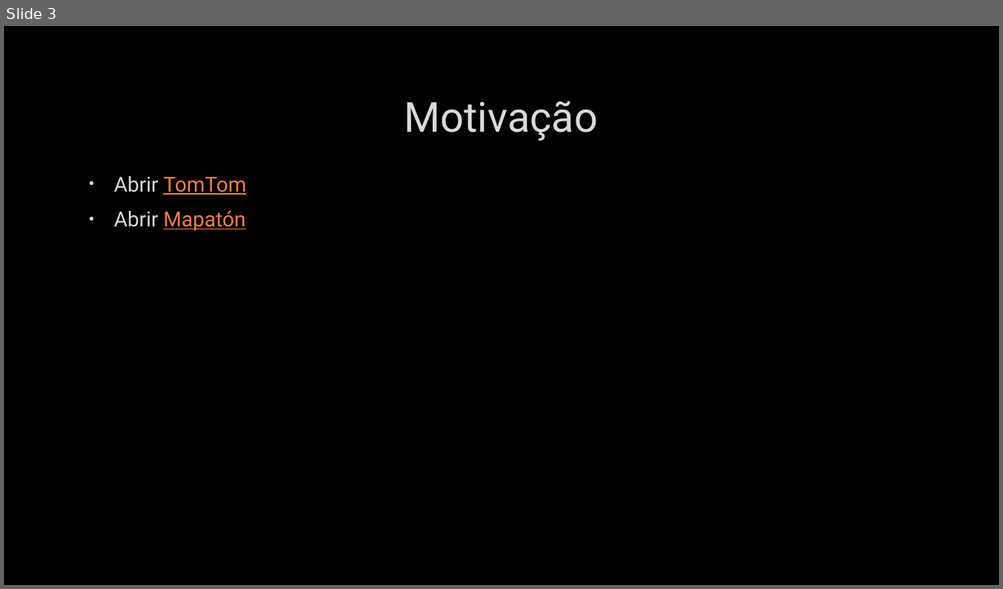
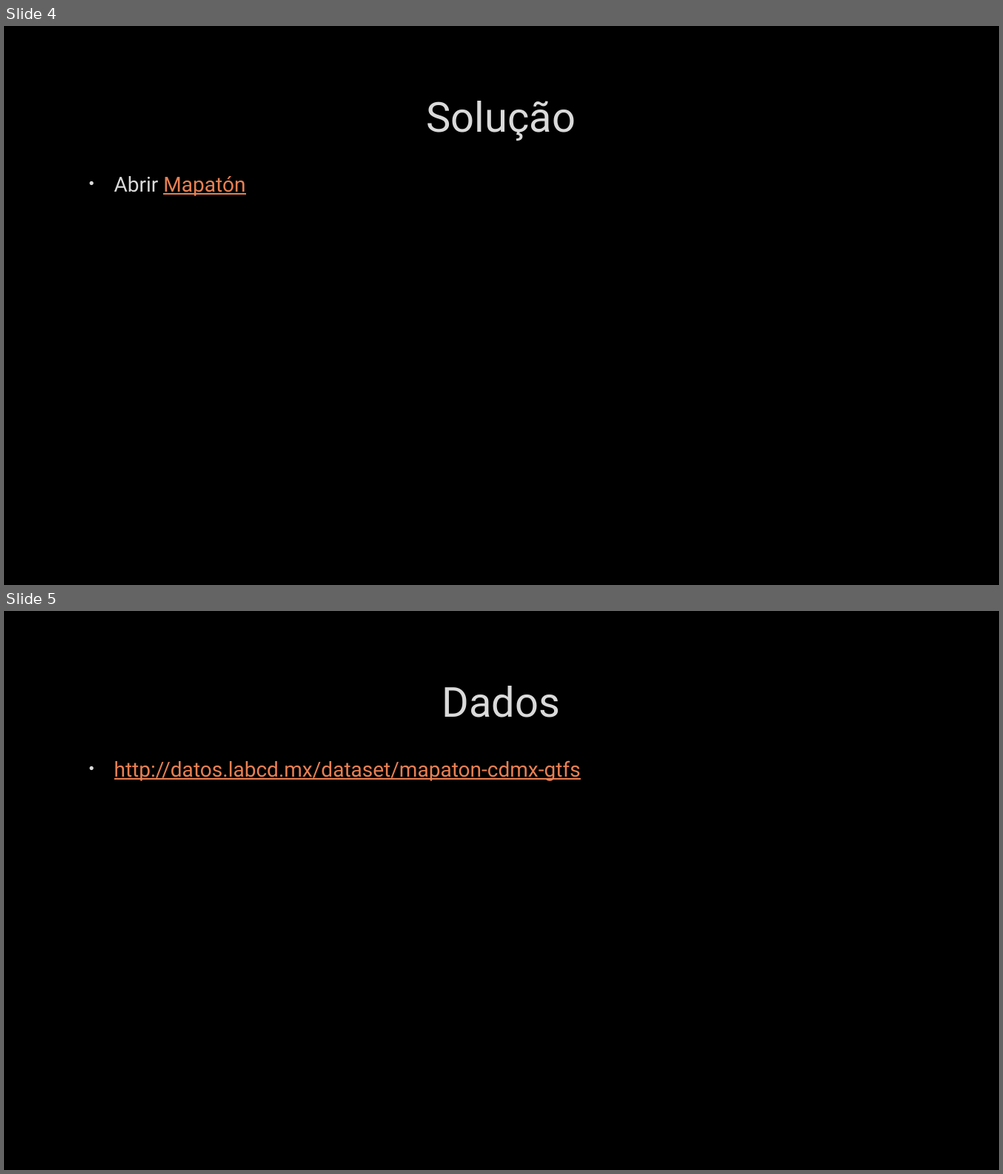
Before and after one commit to whschettert/ACO-Algorithm-for-Shortest-Path, a slide deck: Um Algoritmo de Colônia de Formigas para Otimização.pptx. Shown one above the other, each under a label of ours: slide 3 before the commit, slides 4 and 5 after it. The pictures are 1003x589 and 1003x1174 pixels, drawn with LibreOffice and Linux fonts; fonts in the diff are those of the drawing; background and template pictures are left out. Boxes give left, top, right and bottom in pixels: in the first picture for what was removed or moved away, otherwise in the second. Text is boxed around its words. In the diff, an @@ line names an element or a change of style, - is before the commit and + after.

```diff
--- a/Um Algoritmo de Colônia de Formigas para Otimização.pptx
+++ b/Um Algoritmo de Colônia de Formigas para Otimização.pptx
@@ slide 5 added at box(4, 611, 999, 1170), background picture (left out) @@
@@ title added at box(442, 686, 560, 718), 40 pt, text #DADADA @@
+Dados
@@ text added at box(114, 760, 580, 781), 20 pt, text #E98052, underline @@
+• http://datos.labcd.mx/dataset/mapaton-cdmx-gtfs
@@ what was slide 3 is now slide 4 @@
@@ slide 4 changed as well @@
@@ title at box(427, 101, 575, 141): text changed @@
-Motivação
+Solução
@@ text at box(114, 176, 246, 195): paragraph removed @@
-• Abrir TomTom
```
Also in this commit, not shown: 1 other slide changed, 14 other slides added, 2 slides removed.
